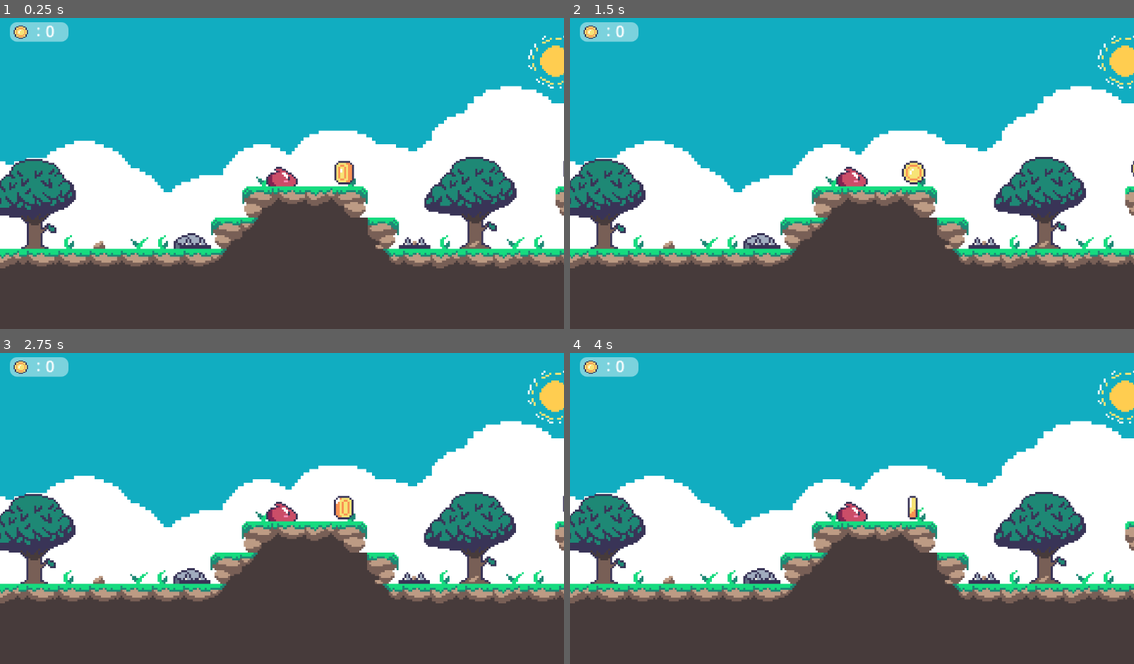
Above: before the commit, frames 1-4 (two rows, left to right).
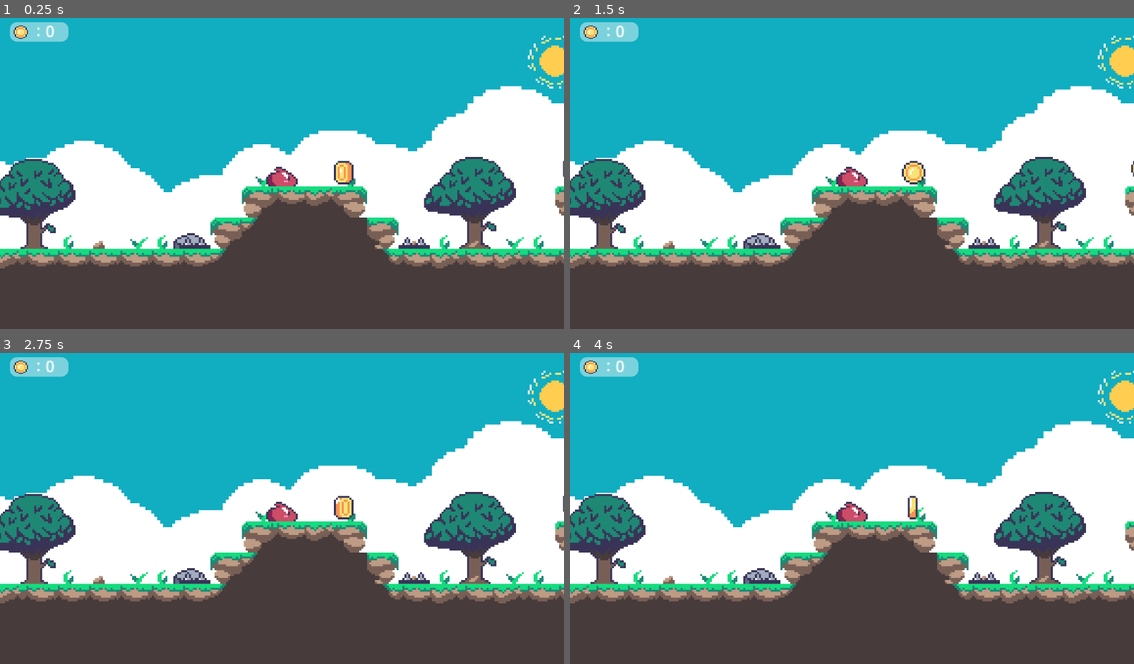
Above: after the commit, the same moments.

Repository: Leslie-Romero/PlataformeroVC
Game: Godot game, scene res://Scenes/scene.tscn
Two runs of this game, one before a commit and one after it. Both use one fixed random seed, a clock stepped at 60 frames per second and the inputs below.
Inputs:
- Up to frame 1 (0.25 s): no input
- Up to frame 2 (1.5 s): no input
- Up to frame 3 (2.75 s): tap Enter at 2 s
- Up to frame 4 (4 s): no input

The runs differ from the first frame. In frame 1, 1.6% of the frame differs, in the area x 0-100%, y 5-81%; in frame 2, less than 0.1%; in frame 3, less than 0.1%; in frame 4, less than 0.1%.

Commit message:
se realizan cambios

Diff:
--- a/Scenes/player.tscn
+++ b/Scenes/player.tscn
@@ -36,7 +36,6 @@
 [sub_resource type="Animation" id="Animation_553ho"]
 resource_name = "Slide"
 length = 2.0
-loop_mode = 1
 tracks/0/type = "value"
 tracks/0/imported = false
 tracks/0/enabled = true
--- a/Scripts/player.gd
+++ b/Scripts/player.gd
@@ -17,18 +17,28 @@
 	velocity.y += gravity
 	var friction = false
 
+	if Global.slide == 1:
+		animationPlayer.stop()
+		animationPlayer.play("Slide")
+		Global.slide = 0
+
+	var is_sliding = animationPlayer.is_playing() and animationPlayer.current_animation == "Slide"
+
 	if Global.move_x == 0:
 		sprite.flip_h = true
-		animationPlayer.play("Walk")
+		if not is_sliding:
+			animationPlayer.play("Walk")
 		velocity.x = min(velocity.x + moveSpeed, maxSpeed)
 		Global.move_x = 2
 	elif Global.move_x == 1:
 		sprite.flip_h = false
-		animationPlayer.play("Walk")
+		if not is_sliding:
+			animationPlayer.play("Walk")
 		velocity.x = max(velocity.x - moveSpeed, -maxSpeed)
 		Global.move_x = 2
 	else:
-		animationPlayer.play("Idle")
+		if not is_sliding:
+			animationPlayer.play("Idle")
 		friction = true
 
 	if is_on_floor():
@@ -42,21 +52,15 @@
 			velocity.y = jumpHeight
 			velocity.x = -maxSpeed * 1.5
 			Global.jump = 0
+
 		if friction:
 			velocity.x = lerp(velocity.x, 0.0, 0.2)
 	else:
 		if friction:
-			velocity.x = lerp(velocity.x, 0.0, 0.05)
+			velocity.x = lerp(velocity.x, 0.0, 0.01)
 
 	if Global.attack == 1:
-		print("Atacando")
 		Global.attack = 0
-
-	if Global.slide == 1:
-		print("Agachado")
-		animationPlayer.play("Slide")
-		Global.slide = 0
-
 
 	move_and_slide()
 
